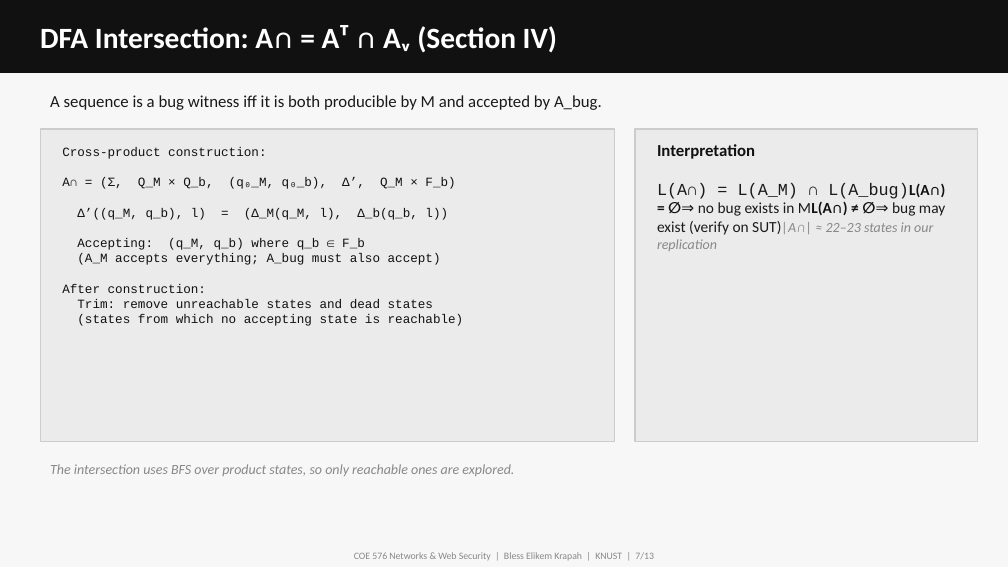
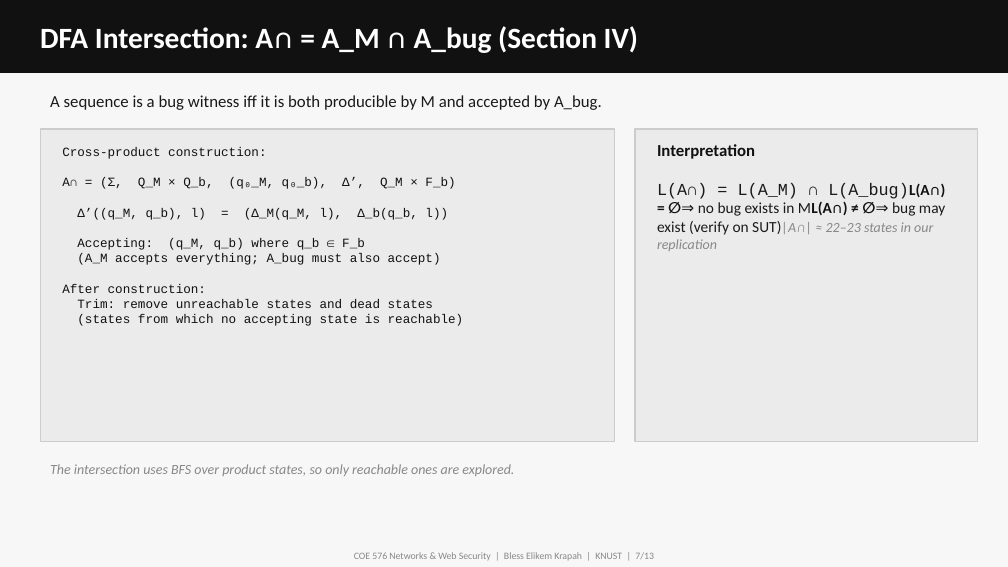
Before and after one commit to TheAce10/automata-bug-detection-fiterau-2023-review, a slide deck: slide 7 of slides/presentation.pptx. Drawn at 1008x567 pixels with LibreOffice and Linux fonts; fonts in the diff are those of the drawing. Boxes give left, top, right and bottom in pixels: in the first picture for what was removed or moved away, otherwise in the second. Text is boxed around its words. In the diff, an @@ line names an element or a change of style, - is before the commit and + after.

```diff
--- a/slides/presentation.pptx
+++ b/slides/presentation.pptx
@@ text at [40,26,638,53]: text changed @@
-DFA Intersection: A∩ = Aᵀ ∩ Aᵥ (Section IV)
+DFA Intersection: A∩ = A_M ∩ A_bug (Section IV)
```
Also in this commit, not shown: 2 other slides changed, 1 slide added, 1 slide removed, 1 other file.
